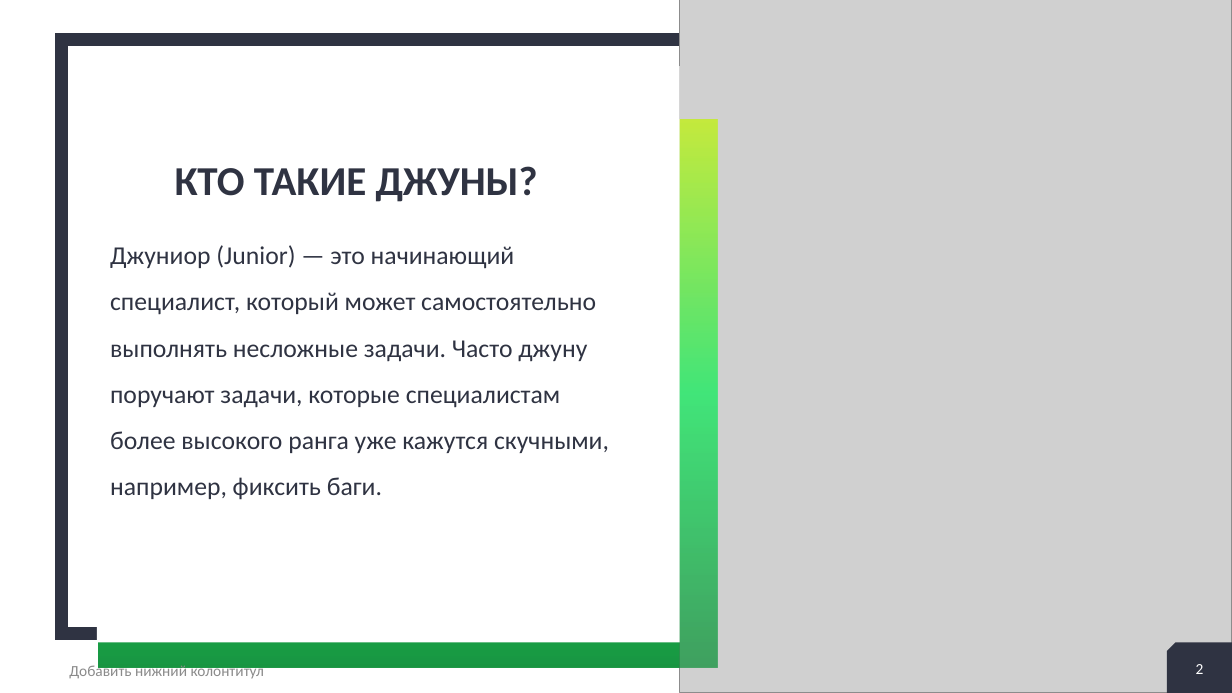
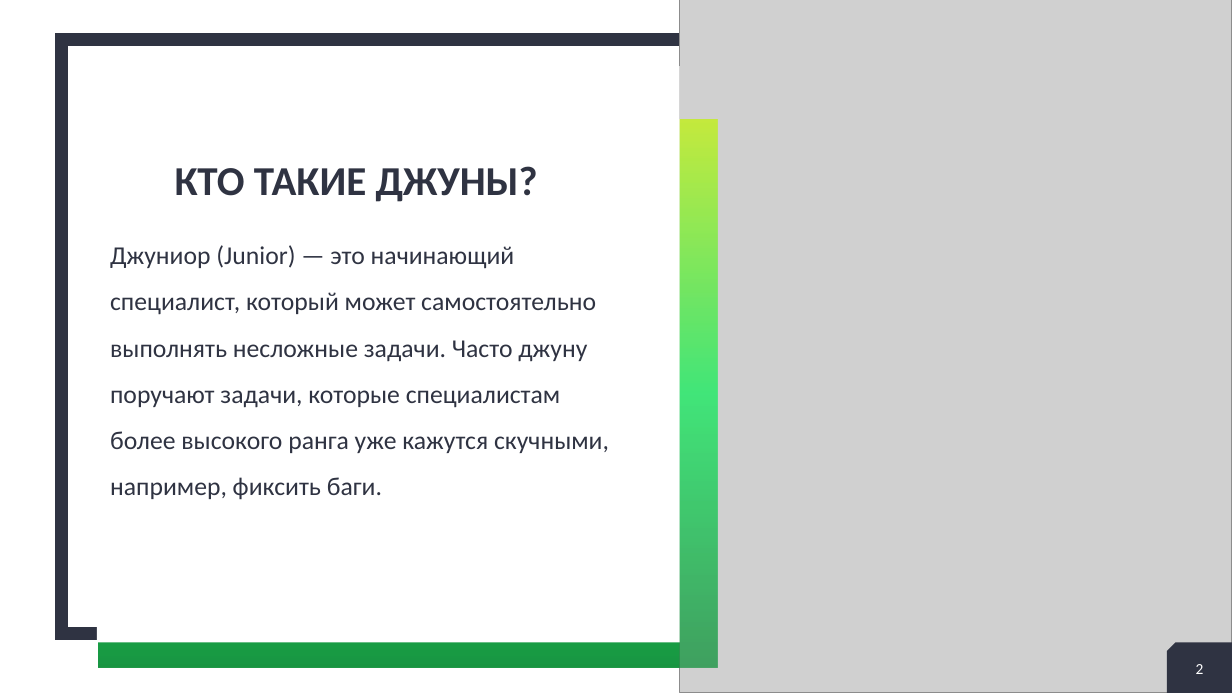
Before and after one commit to lolpigg/materials, a slide deck: slide 2 of 3 курс 1 семестр/МВПД/Джуниор разработчик.pptx. Drawn at 1232x693 pixels with LibreOffice and Linux fonts; fonts in the diff are those of the drawing; grey boxes stand for pictures. Boxes give left, top, right and bottom in pixels: in the first picture for what was removed or moved away, otherwise in the second. Text is boxed around its words. In the diff, an @@ line names an element or a change of style, - is before the commit and + after.

```diff
--- a/3 курс 1 семестр/МВПД/Джуниор разработчик.pptx
+++ b/3 курс 1 семестр/МВПД/Джуниор разработчик.pptx
@@ text removed at (69,663,264,678) @@
-Добавить нижний колонтитул
```
Also in this commit, not shown: 1 other slide changed, 5 other files.
